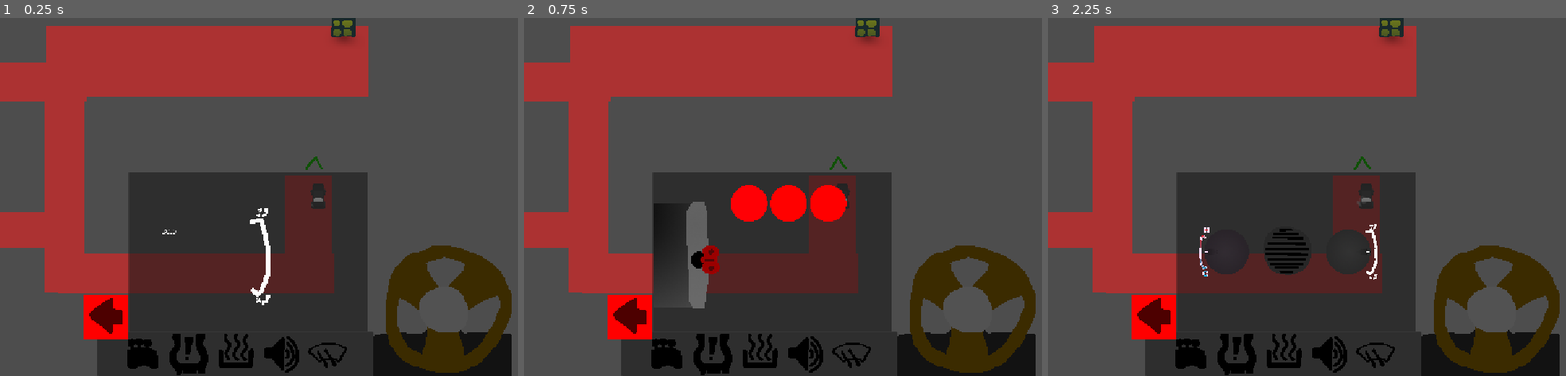
Above: before the commit, frames 1-3 (left to right).
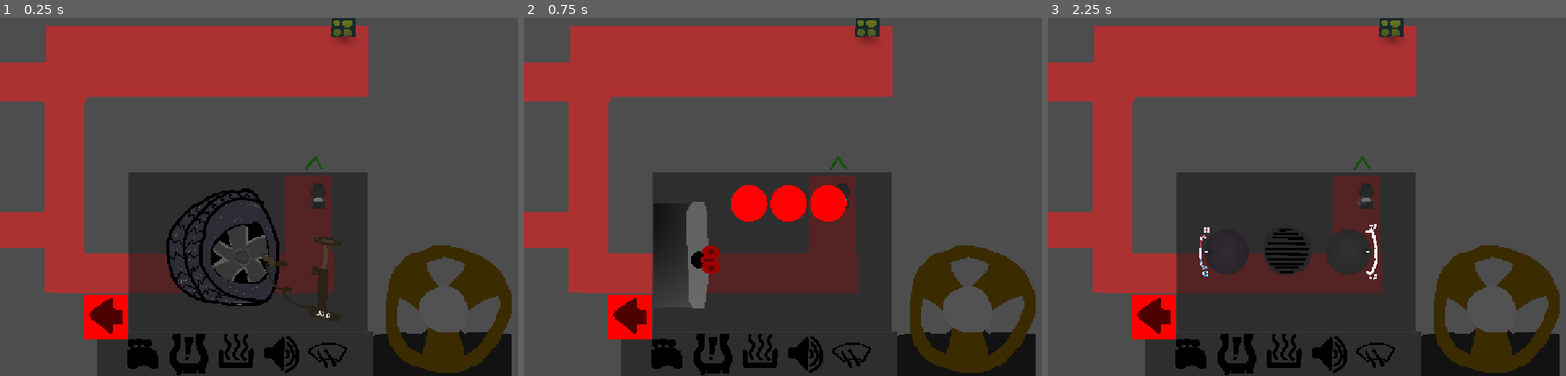
Above: after the commit, the same moments.

Repository: DBorgKiwami/game-jam-2
Game: Godot game, scene res://levels/testlevel.tscn
The game is run twice, just before and just after one commit, with the same random seed, the same clock (stepped at 60 frames per second) and the same inputs. The engine's default icon, where the game draws it, is replaced by a stand-in: a white triangle on a blue panel in a dark square.
Inputs (mouse positions are in pixels of both pictures, inside the frame that each line leads up to):
- Up to frame 1 (0.25 s): no input
- Up to frame 2 (0.75 s): click (669, 354) at 0.5 s
- Up to frame 3 (2.25 s): click (1234, 354) at 1.25 s; click (1281, 354) at 2 s

The runs differ from the first frame. In frame 1, 4.0% of the frame differs, in the area x 31-65%, y 47-84%; in frame 2, nothing differs; in frame 3, nothing differs.

Commit message:
Flat tire minigame visuals

Diff:
--- a/minigames/flattire.gd
+++ b/minigames/flattire.gd
@@ -1,11 +1,11 @@
 extends Node2D
-@onready var area_2d: Area2D = $Pump/Area2D
 var pump_has_mouse := false
 var beingClicked := false
-var pressure := 30
+var pressure := 30.0
 @onready var timer: Timer = $Timer
 @onready var label: Label = $Label
-@onready var pump_sprite: Sprite2D = $Pump
+@onready var area_2d: Area2D = $PumpingLever/Area2D
+@onready var pump_sprite: Sprite2D = $PumpingLever
 
 var og_pump_y
 
@@ -21,14 +21,14 @@
 		if (Input.is_action_pressed("left_click") and pump_has_mouse) or beingClicked:
 			beingClicked = true
 			CarStats.clearing_windshield = true
-			pressure = clamp(pressure+.05, 20., 40.);
-			pump_sprite.position.y = clamp(pump_sprite.position.y+.5, og_pump_y, og_pump_y+35.)
+			pressure = clampf(pressure+0.05, 20., 40.);
+			pump_sprite.position.y = clampf(pump_sprite.position.y+.5, -90, 90)
 			#print("pumpinggg", pressure)
 
 		# DEFLATING IN ANY OTHER CASE
 		else:
-			pressure = clamp(pressure-.05, 0., 40.);
-			pump_sprite.position.y = clamp(pump_sprite.position.y-.5, og_pump_y, og_pump_y+35.)
+			pressure = clampf(pressure-0.05, 0., 40.);
+			pump_sprite.position.y = clampf(pump_sprite.position.y-.5, -90, 90)
 			#print("deflatingg", pressure)
 
 		if Input.is_action_just_released("left_click"):
@@ -42,11 +42,11 @@
 			timer.stop()
 
 func _on_pump_area_2d_mouse_entered() -> void:
-	#print("ON pump")
+	print("ON pump")
 	pump_has_mouse = true
 
 func _on_pump_area_2d_mouse_exited() -> void:
-	#print("OFF pump")
+	print("OFF pump")
 	pump_has_mouse = false
 
 func _on_timer_timeout() -> void:
--- a/minigames/flattire.tscn
+++ b/minigames/flattire.tscn
@@ -1,20 +1,14 @@
 [gd_scene format=3 uid="uid://c8uqd1re44bac"]
 
-[ext_resource type="Texture2D" uid="uid://buob13y6iuwx7" path="res://images/fan gauge.png" id="1_45t6i"]
 [ext_resource type="Script" uid="uid://dr5wsgw3xn5xk" path="res://minigames/flattire.gd" id="1_w2v6p"]
+[ext_resource type="Texture2D" uid="uid://vco43m8mrykn" path="res://images/flattire_mg/pumping_lever.png" id="3_481it"]
+[ext_resource type="Texture2D" uid="uid://jcagyn7bus7j" path="res://images/flattire_mg/pumping_tire.png" id="4_ow3cp"]
 
-[sub_resource type="CircleShape2D" id="CircleShape2D_w2pfo"]
-radius = 75.99336
+[sub_resource type="RectangleShape2D" id="RectangleShape2D_3jgcc"]
+size = Vector2(58.658638, 20.882765)
 
 [node name="FlatTire" type="Node2D" unique_id=1738096528]
 script = ExtResource("1_w2v6p")
-
-[node name="Label" type="Label" parent="." unique_id=729796848]
-offset_left = -389.0
-offset_top = -115.0
-offset_right = -349.0
-offset_bottom = -92.0
-theme_override_font_sizes/font_size = 32
 
 [node name="Panel" type="Panel" parent="." unique_id=682609614]
 z_index = -5
@@ -32,22 +26,35 @@
 grow_vertical = 2
 mouse_filter = 2
 
-[node name="Pump" type="Sprite2D" parent="." unique_id=1534065112]
-position = Vector2(-115.999985, 19.999996)
-scale = Vector2(1.745, 1.745)
-texture = ExtResource("1_45t6i")
-
-[node name="Area2D" type="Area2D" parent="Pump" unique_id=128706637]
-
-[node name="CollisionShape2D" type="CollisionShape2D" parent="Pump/Area2D" unique_id=125746144]
-position = Vector2(118.62463, -13.753581)
-shape = SubResource("CircleShape2D_w2pfo")
-
 [node name="Timer" type="Timer" parent="." unique_id=997730370]
 process_callback = 0
 wait_time = 2.0
 one_shot = true
 
-[connection signal="mouse_entered" from="Pump/Area2D" to="." method="_on_pump_area_2d_mouse_entered"]
-[connection signal="mouse_exited" from="Pump/Area2D" to="." method="_on_pump_area_2d_mouse_exited"]
+[node name="PumpingLever" type="Sprite2D" parent="." unique_id=954881772]
+texture = ExtResource("3_481it")
+
+[node name="Area2D" type="Area2D" parent="PumpingLever" unique_id=128706637]
+position = Vector2(-115.999985, 19.999996)
+scale = Vector2(1.745, 1.745)
+
+[node name="CollisionShape2D" type="CollisionShape2D" parent="PumpingLever/Area2D" unique_id=125746144]
+position = Vector2(270.48706, 24.068775)
+scale = Vector2(1.1332644, 7.848427)
+shape = SubResource("RectangleShape2D_3jgcc")
+
+[node name="PumpingTire" type="Sprite2D" parent="." unique_id=140100904]
+texture = ExtResource("4_ow3cp")
+
+[node name="Label" type="Label" parent="." unique_id=729796848]
+offset_left = 317.0
+offset_top = 251.0
+offset_right = 381.0
+offset_bottom = 296.0
+rotation = 0.26912242
+theme_override_font_sizes/font_size = 32
+text = "20.0"
+
 [connection signal="timeout" from="Timer" to="." method="_on_timer_timeout"]
+[connection signal="mouse_entered" from="PumpingLever/Area2D" to="." method="_on_pump_area_2d_mouse_entered"]
+[connection signal="mouse_exited" from="PumpingLever/Area2D" to="." method="_on_pump_area_2d_mouse_exited"]
Binary file added: images/flattire_mg/pumping_lever.png
Not shown, added: images/flattire_mg/pumping_lever.png.import
Binary file added: images/flattire_mg/pumping_tire.png
Not shown, added: images/flattire_mg/pumping_tire.png.import
